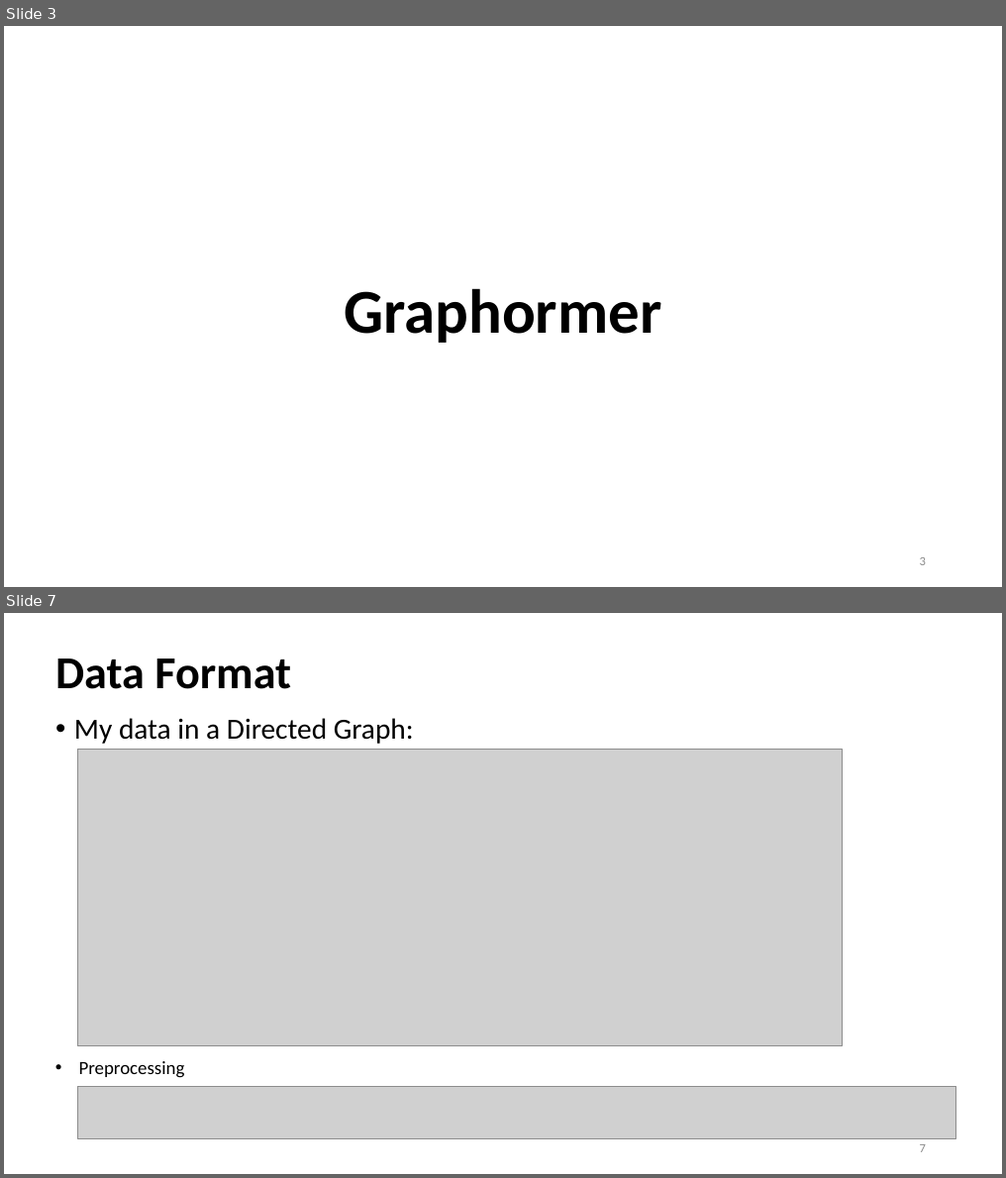
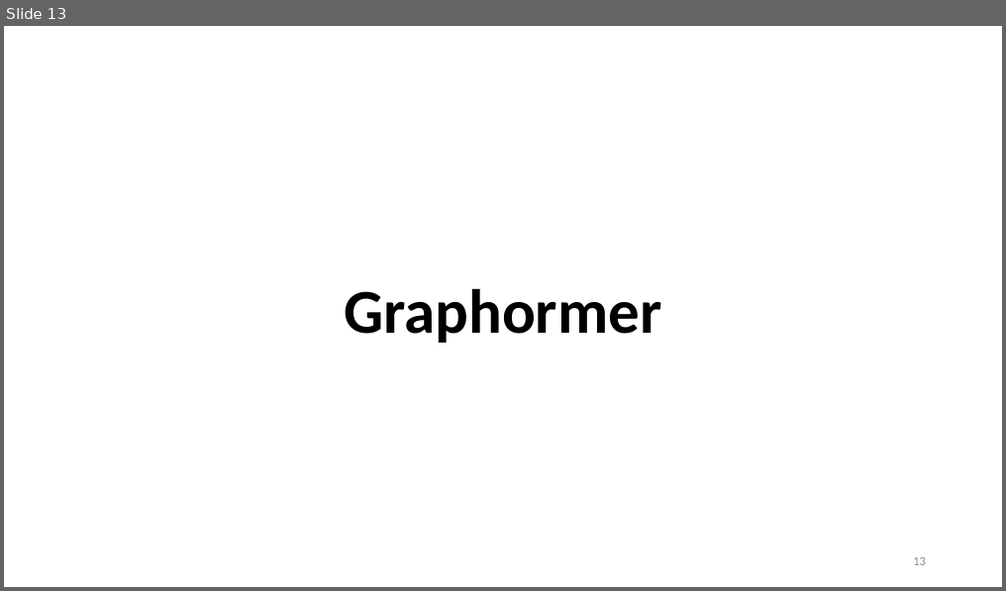
Before and after one commit to Bai1026/Intern-IIS, a slide deck: Meeting/Presentation_0802.pptx. Shown one above the other, each under a label of ours: slides 3 and 7 before the commit, slide 13 after it; the slides between them are not shown. The pictures are 1006x1178 and 1006x591 pixels, drawn with LibreOffice and Linux fonts; fonts in the diff are those of the drawing; grey boxes stand for pictures. Boxes give left, top, right and bottom in pixels: in the first picture for what was removed or moved away, otherwise in the second. Text is boxed around its words. In the diff, an @@ line names an element or a change of style, - is before the commit and + after.

```diff
--- a/Meeting/Presentation_0802.pptx
+++ b/Meeting/Presentation_0802.pptx
@@ slide 7 removed at [4, 613, 1002, 1174], background #FFFFFF @@
@@ title removed at [55, 659, 291, 689] @@
-Data Format
@@ text removed at [74, 718, 414, 744] @@
-• My data in a Directed Graph:
@@ picture removed at [77, 750, 843, 1046] @@
@@ picture removed at [77, 1087, 956, 1140] @@
@@ text removed at [79, 1061, 185, 1078] @@
-• Preprocessing
@@ page number removed at [920, 1145, 926, 1153] @@
-7
@@ what was slide 3 is now slide 13 @@
@@ page number at [913, 558, 926, 566]: text changed @@
-3
+13
```
Also in this commit, not shown: 7 slides changed, 12 slides added, 8 other slides removed, 47 other files.
